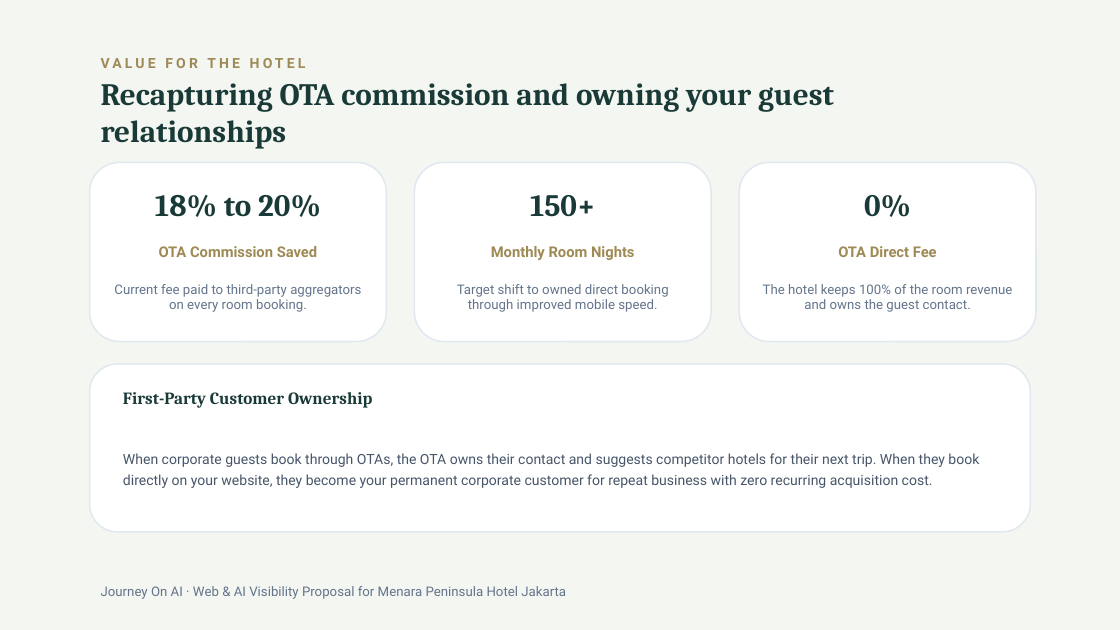
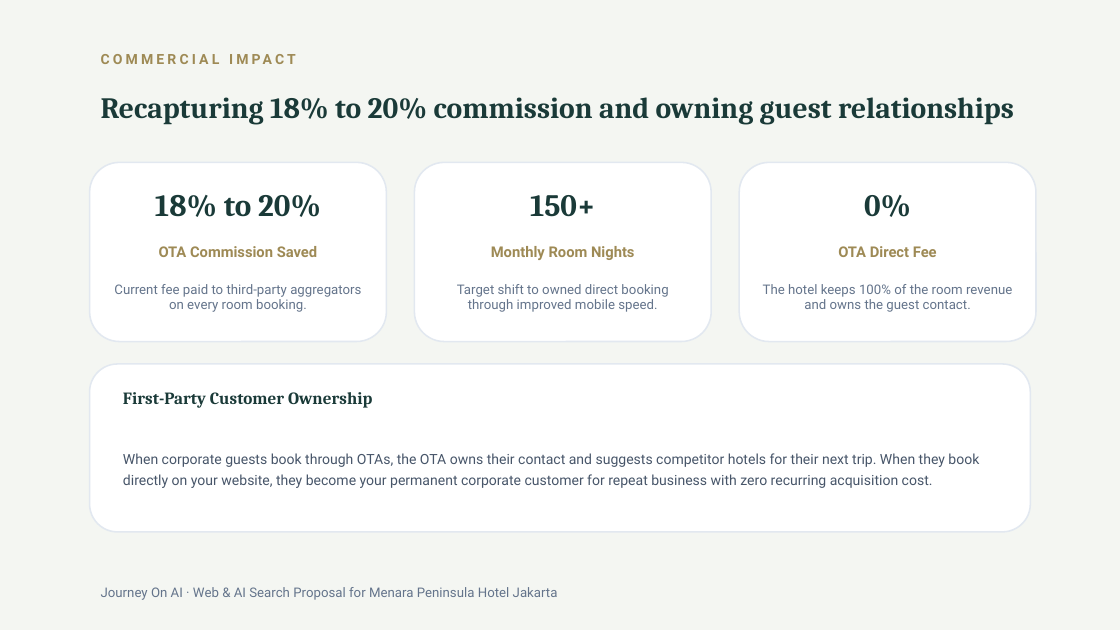
Before and after one commit to arbuuuud/menarapeninsula, a slide deck: slide 10 of PITCH_DECK_MENARA_PENINSULA_AISO_V3.pptx (slide 8 before the commit). Drawn at 1120x630 pixels with LibreOffice and Linux fonts; fonts in the diff are those of the drawing. Boxes give left, top, right and bottom in pixels: in the first picture for what was removed or moved away, otherwise in the second. Text is boxed around its words. In the diff, an @@ line names an element or a change of style, - is before the commit and + after.

```diff
--- a/PITCH_DECK_MENARA_PENINSULA_AISO_V3.pptx
+++ b/PITCH_DECK_MENARA_PENINSULA_AISO_V3.pptx
@@ text at (101, 58, 306, 68): text changed @@
-VALUE FOR THE HOTEL
+COMMERCIAL IMPACT
@@ text at (101, 97, 1014, 125): text changed; size 20 to 19 pt @@
-Recapturing OTA commission and owning your guest relationships
+Recapturing 18% to 20% commission and owning guest relationships
@@ text at (101, 587, 558, 600): text changed @@
-Journey On AI · Web & AI Visibility Proposal for Menara Peninsula Hotel Jakarta
+Journey On AI · Web & AI Search Proposal for Menara Peninsula Hotel Jakarta
```
Also in this commit, not shown: 6 other slides changed, 4 slides added, 4 slides removed, 4 other files.
